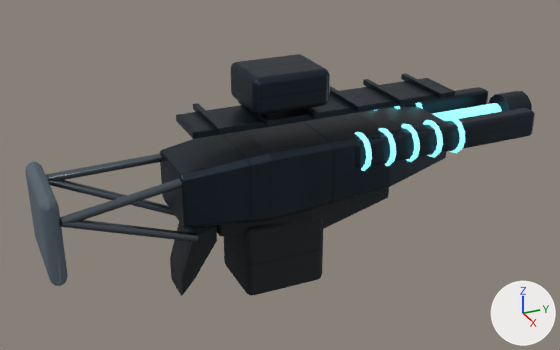
The glTF model public/assets/original/models/weapons/pass65-firearms/railgun/railgun-drop-lod0.glb: old version first, new version second.
Camera for both pictures: a 50 mm camera at (2.489, -1.35, 1.027) aimed at (-0.037, -0.213, -0.236). Arrows for +X, +Y and +Z are at lower right; the lights stay in place. The picture after the commit comes second. Where no turn or scale is listed for an object, it has been applied to the vertices. Vertices at exactly the same position are counted once.

The first picture shows 'railgun_DROP_LOD0_Runtime_action_MAT_Pass65_railgun_Emissive', 'railgun_DROP_LOD0_Runtime_magazine_MAT_Pass65_railgun_Polymer_PBR', 'railgun_DROP_LOD0_Runtime_static_MAT_Pass65_railgun_Gunmetal', 'railgun_DROP_LOD0_Runtime_static_MAT_Pass65_railgun_Polymer_PBR', 'railgun_DROP_LOD0_Runtime_static_MAT_Pass65_railgun_Primary_PBR', 'railgun_DROP_LOD0_Runtime_static_MAT_Pass65_railgun_Rubber'.
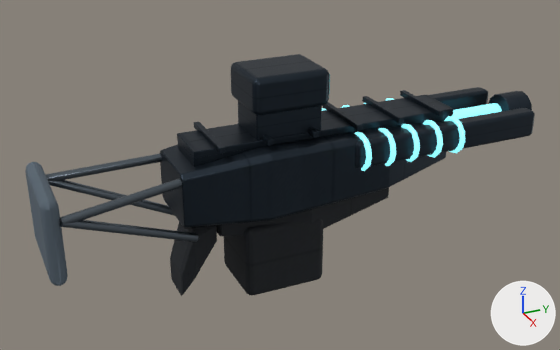
Boxes (x1, y1, x2, y2) around the edits, measured in the pictures (560 x 350 px; the box of a moved part takes in the faces that stretch with it):
part 1 of me_cube_435, added
    after: (400, 90, 444, 117)
part 2 of me_cube_435, added
    after: (238, 101, 322, 141)
part 3 of me_cube_435, moved or reshaped
    before: (176, 74, 455, 139)
    after: (177, 95, 454, 167)

The change, as a diff of the scene's bpy script:
```diff
--- a/public/assets/original/models/weapons/pass65-firearms/railgun/railgun-drop-lod0.glb.py
+++ b/public/assets/original/models/weapons/pass65-firearms/railgun/railgun-drop-lod0.glb.py
@@ me_cube_435 @@
 # used by ob_railgun_drop_lod0_runtime_static_mat_pass65_railgun_primary_pbr; location = (0.0, 0.127, -0.095)
-me_cube_435.from_pydata(...)  # 1888 vertices, 3716 faces; spans x -0.19..0.19, y -0.79..0.79, z -0.32..0.32
+me_cube_435.from_pydata(...)  # 2076 vertices, 4092 faces; spans x -0.19..0.19, y -0.79..0.79, z -0.32..0.32
+# me_cube_435 part 1: the loose piece of 96 vertices spanning x -0.14..0.14, y 0.26..0.28, z 0.14..0.16 is copied, and the copy is moved by (0.0, 0.0, -0.07); it spans x -0.14..0.14, y 0.26..0.28, z 0.07..0.09
+# me_cube_435 part 2: a new loose piece of 96 vertices spanning x -0.09..0.09, y -0.49..-0.23, z 0.07..0.18, in mat_mat_pass65_railgun_primary_pbr
+# me_cube_435 part 3: 263 vertices moved from x -0.14..0.14, y -0.73..0.36, z 0.12..0.16 to x -0.14..0.14, y -0.73..0.36, z 0.01..0.09; 409 vertices removed from x -0.14..0.14, y -0.73..0.36, z 0.12..0.16; 405 vertices added at x -0.14..0.14, y -0.73..0.36, z 0.01..0.09
 me_cube_435.materials.append(mat_mat_pass65_railgun_primary_pbr)
```
